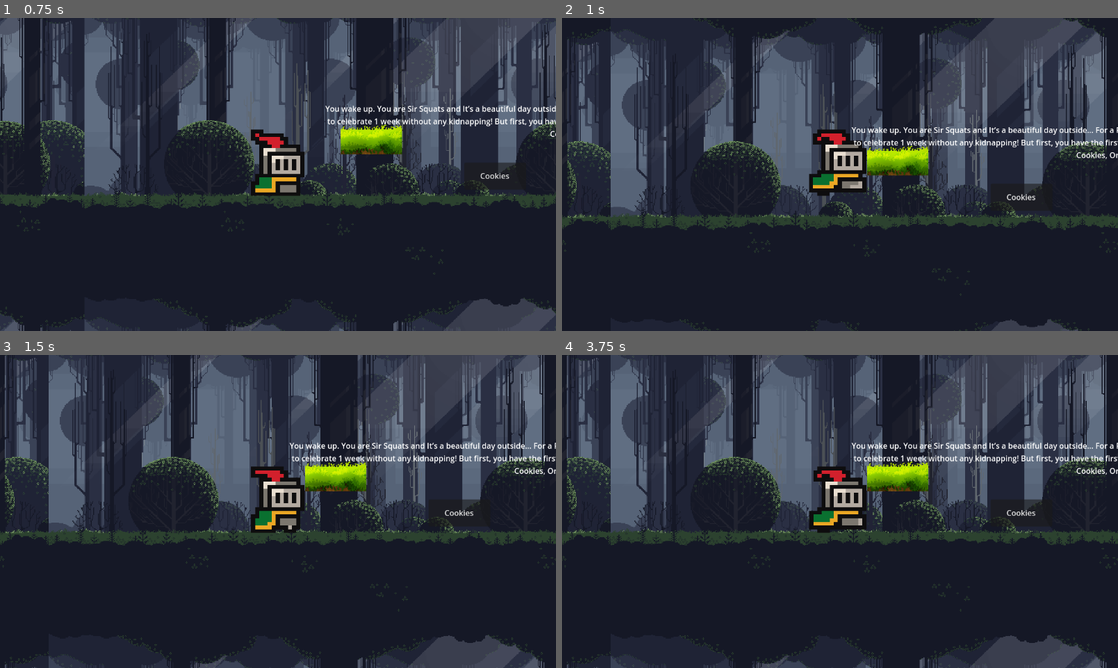
Above: before the commit, frames 1-4 (two rows, left to right).
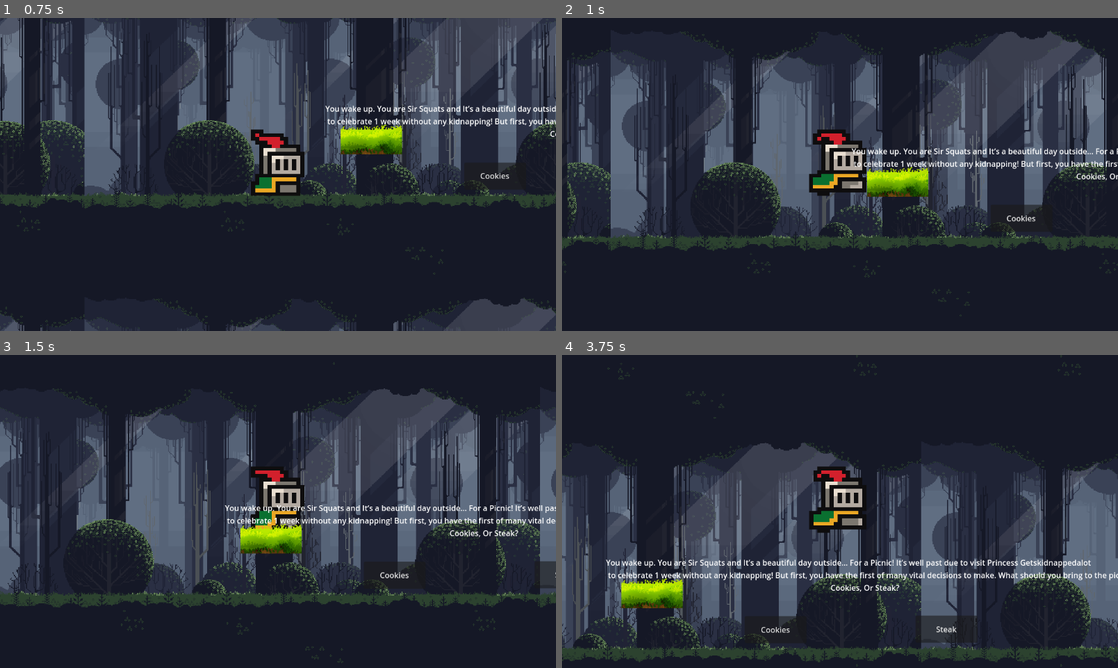
Above: after the commit, the same moments.

Repository: KingXaney/Puzzle-Pines
Game: Godot game, scene res://pines_main.tscn
Same seed, same stepped clock (60 frames per second), same inputs: the game is played once before the commit and once after it.
Inputs:
- Up to frame 1 (0.75 s): hold D (move_right) from 0.53 s (still down)
- Up to frame 2 (1 s): keep holding D (move_right); tap Space (jump) at 0.77 s
- Up to frame 3 (1.5 s): keep holding D (move_right)
- Up to frame 4 (3.75 s): tap Space (jump) at 1.52, 3.02 s; release D (move_right) at 2.03 s; hold A (move_left) 2.03-2.78 s; hold D (move_right) from 2.78 s (still down)

Frame 1 is identical in both runs. In frame 2, 24% of the frame differs, in the area x 0-100%, y 0-100%; in frame 3, 49%; in frame 4, 60%.

Commit message:
replacing online changes

Diff:
--- a/pines_main.gd
+++ b/pines_main.gd
@@ -1,23 +1,11 @@
 extends Node2D
-var screen_size
-var background_size
-var last_size
+
 
 # Called when the node enters the scene tree for the first time.
-func _ready():
-	screen_size = get_viewport_rect().size
-	last_size=screen_size
-	background_size = Vector2($Player/Camera2D/ParallaxBackground/ParallaxLayer/Sprite2D.texture.get_width(),$Player/Camera2D/ParallaxBackground/ParallaxLayer/Sprite2D.texture.get_height())
-	$Player/Camera2D/ParallaxBackground/ParallaxLayer.scale = screen_size / background_size
-	$Player/Camera2D/ParallaxBackground/ParallaxLayer/Sprite2D.scale = screen_size/background_size
+func _ready() -> void:
+	pass # Replace with function body.
+
+
 # Called every frame. 'delta' is the elapsed time since the previous frame.
-func _process(delta: float):
-	screen_size = get_viewport_rect().size
-	if(screen_size!=last_size): changeBackgroundScale()
-
-func changeBackgroundScale():
-	$Player/Camera2D/ParallaxBackground/ParallaxLayer.motion_mirroring *= ((screen_size / background_size)/$Player/Camera2D/ParallaxBackground/ParallaxLayer.scale)
-	$Player/Camera2D/ParallaxBackground/ParallaxLayer.scale = screen_size / background_size
-	$Player/Camera2D/ParallaxBackground/ParallaxLayer/Sprite2D.scale = screen_size/background_size
-
-	last_size=screen_size
+func _process(delta: float) -> void:
+	pass
--- a/player.gd
+++ b/player.gd
@@ -2,7 +2,8 @@
 
 
 const SPEED = 500.0
-const JUMP_VELOCITY = -300.
+const JUMP_VELOCITY = -500
+const DAMPING = 0.02
 
 @onready var animated_sprite: AnimatedSprite2D = $AnimatedSprite2D
 
